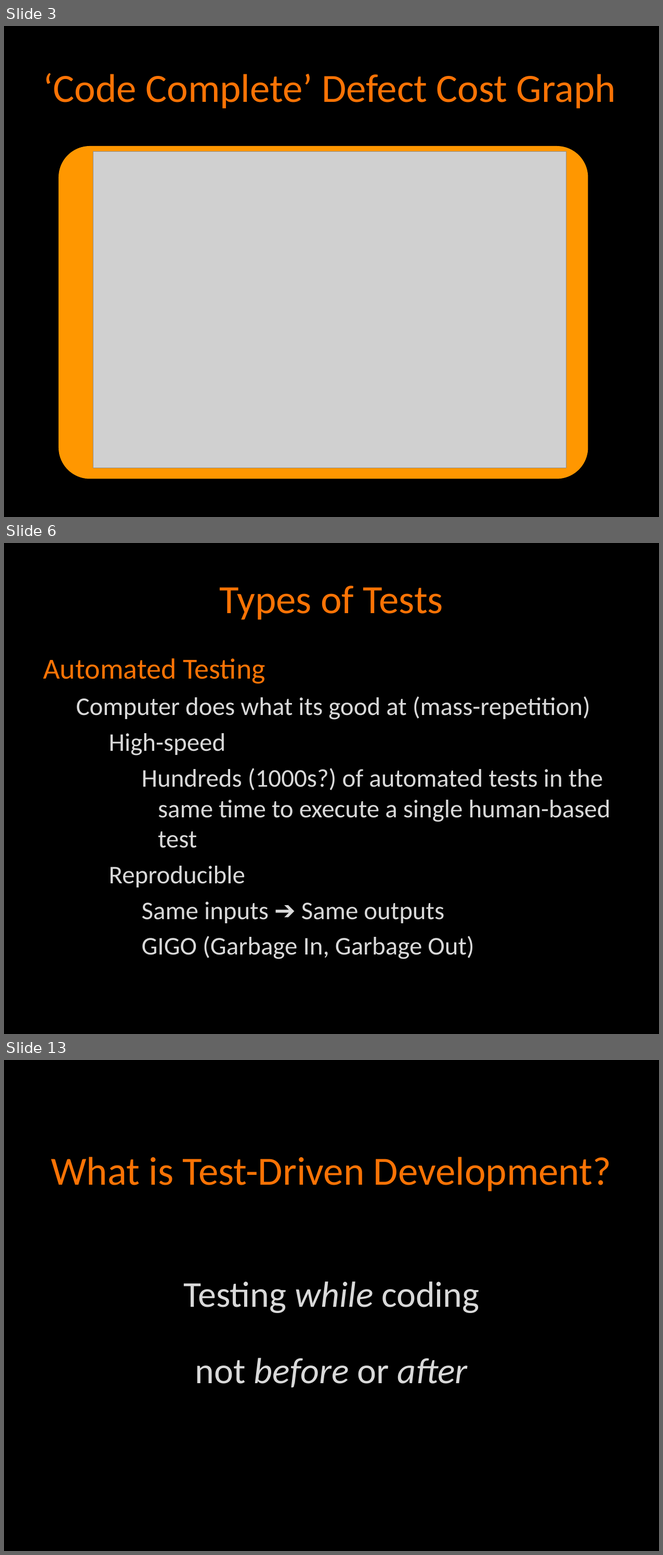
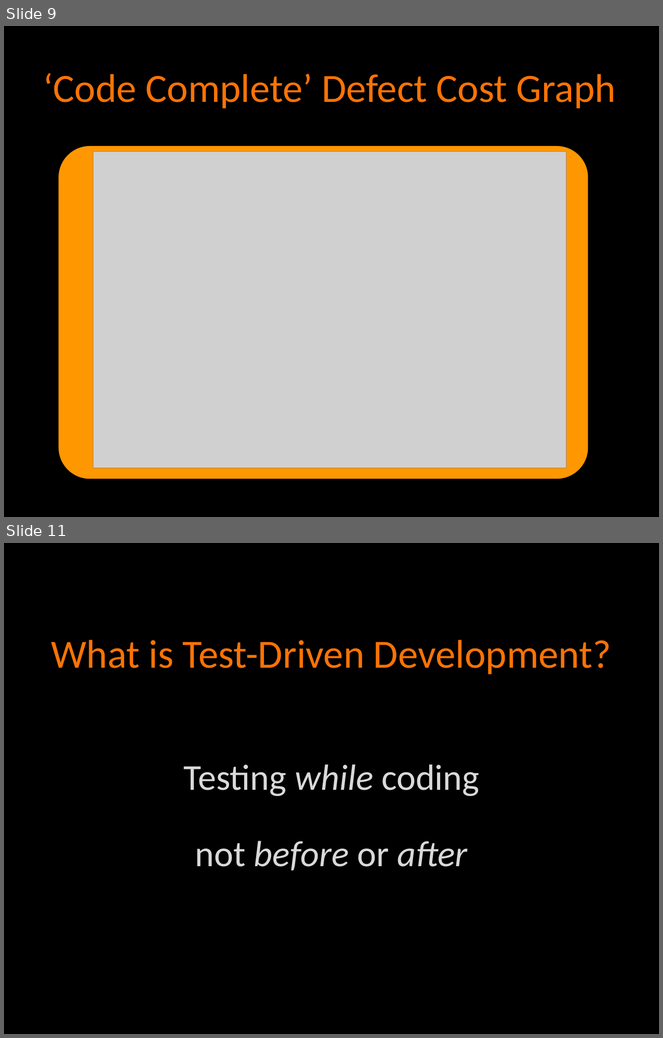
Before and after one commit to agilefire/November2010, a slide deck: Agile Firestarter Winter 2011 Test-Driven-Development.pptx. Shown one above the other, each under a label of ours: slides 3, 6 and 13 before the commit, slides 9 and 11 after it; the slides between them are not shown. The pictures are 663x1555 and 663x1038 pixels, drawn with LibreOffice and Linux fonts; fonts in the diff are those of the drawing; grey boxes stand for pictures. Boxes give left, top, right and bottom in pixels: in the first picture for what was removed or moved away, otherwise in the second. Text is boxed around its words. In the diff, an @@ line names an element or a change of style, - is before the commit and + after.

```diff
--- a/Agile Firestarter Winter 2011 Test-Driven-Development.pptx
+++ b/Agile Firestarter Winter 2011 Test-Driven-Development.pptx
@@ slide 6 removed at (4,543,659,1034), background #000000 @@
@@ title removed at (219,586,443,620) @@
-Types of Tests
@@ text removed at (44,658,611,960) @@
-Automated Testing
-  Computer does what its good at (mass-repetition)
-    High-speed
-      Hundreds (1000s?) of automated tests in the same time to execute a single human-based test
-    Reproducible
-      Same inputs ➔ Same outputs
-      GIGO (Garbage In, Garbage Out)
@@ what was slide 3 is now slide 9 @@
@@ what was slide 13 is now slide 11 @@
```
Also in this commit, not shown: 10 slides changed, 10 slides added, 12 other slides removed.
